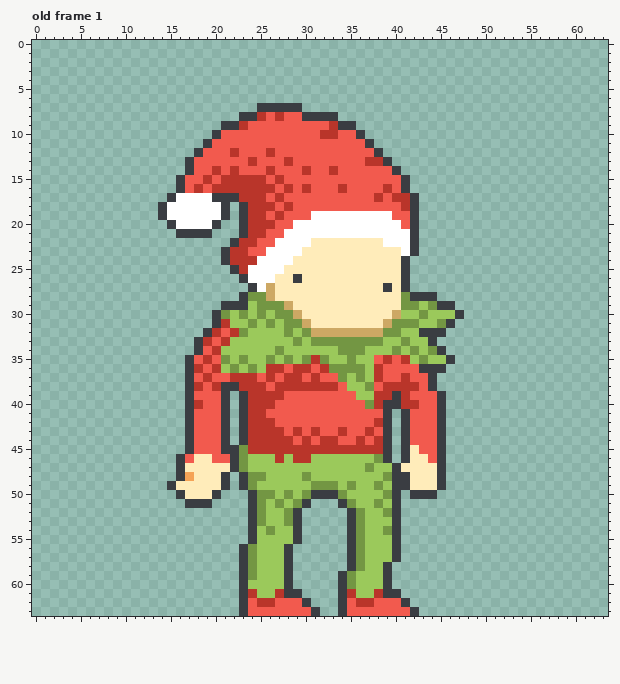
File history of a pixel-art file, Assets/img/elf.ase. That is the earlier state.
64x64 pixels, 1 frame. Shown: old frame 1. The commit also changed other frames, which this record leaves out.
The same view after the edit:
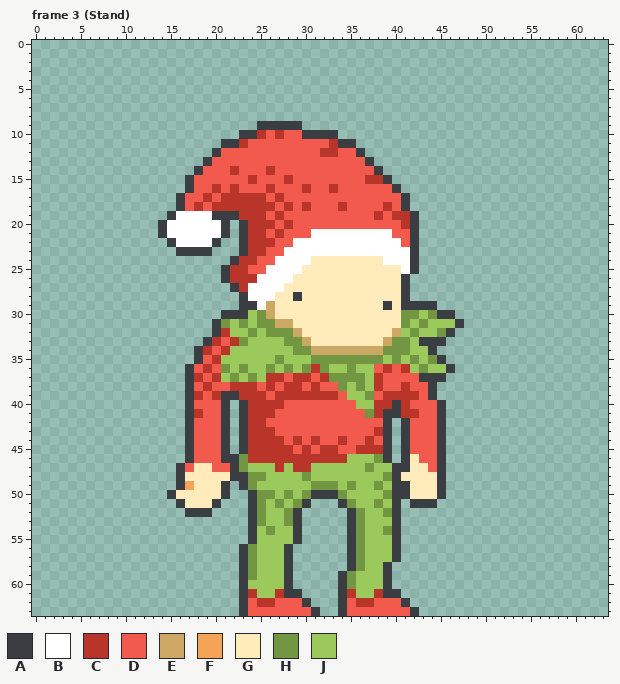
Palette (. is transparent): A #3a3d42  B #ffffff  C #b9352a  D #f25a4e  E #cda864  F #f5a356  G #ffecba  H #739643  J #9bc95b
A new or re-ordered frame is compared with the old frame closest to it.
What changed:
frames 1 -> 15
layer "Flattened" added
layer "Layer 3" removed
layer "Layer 2" removed
layer "Layer 1" removed
layer "Layer 5" removed
Changed rows in their new state; - is an unchanged pixel.
Frame 3 (Stand) is new; against old frame 1:
first column x 14:
 7 -----------.....------------------
 8 ---------...........--------------
 9 -------....AAAAA......------------
10 ------...AAC-C--AAAA...-----------
11 -----..AAC---------CAA..----------
12 ----..A-D---D-----CC--A..---------
13 ---..A----D---D--------A..--------
14 ---.A-D---------D--D----A..-------
15 --.A-D-DDD-D-DC--------CCA..------
16 --.AD--D-DDD--D----CD----DA.------
17 -.ADDCDCC---------------D-DA.-----
18 ..ADCDCCCC------C---C----C-A.-----
19 .A----A-AC-------DDDDDDDCDCC------
20 AB----BA------CDDDDDDDDDDDDC------
21 ABBBBBBA-----CDDD---------DD------
22 -ABBBBA-.A-CCDD--BBBBBBBB--D------
23 --AAAA-..ACCDD--BBBBBBBBBBB-------
24 -------.A--DD--BB--------BBBA-----
25 -------AC-DD--BB-----------BA-----
26 -------ACCC--BBG------------------
27 --------ACB-BB-----------G--------
28 ----------BBB--A-----------A...---
29 -------..-ABEGG----------A-AAAA..-
30 ------.AAA--EGGG----------GHHJHAA.
31 -------H-HJH-EEGG--------GG-JH-JJA
32 -----.ACJJH-HH-EGGGGGGGGGGE-HJJHA-
33 ----.ACDCH----H-EGGGGGGGGEH--A-A--
34 -----CDC-----J-HHEEEEEEEEH-HJ-A.--
35 ---.ADCJ-J--JHJ-JH-HH-HHHJHJHJHA.-
36 ----DCDHJHJ-HJHJHCHJJ-J-DC-CJHJJA-
37 ----CDCJHJHJ-CD-CDCH-H-----D-A-A--
38 ----DCDDC--DCD--D-DDH-HJCDD-D-----
39 ----C-C-AC--D-CCCCCC-J-HD-C-C-A.--
40 ----D--------C--------JJ-C--D-----
41 ----C-------C----------HC-ACC-----
42 ------------D-----------D---------
43 -------------D-D-D--D--DC---------
44 --------------DCDCDDC-DCD---------
45 --------.A-----D-D--DD------D-----
46 --.ADD-A--CCC-C--CCCC--------D----
47 ---D--DD-----C-CC----------A--D---
48 ---G---GA------------------G------
49 -.AF------------------------------
50 -AG---GA-------------------AGGGA--
51 --AGGGA---------------------AAA---
52 ---AAA----------------------------
Changed places in both pictures, as pixel boxes (x1, y1, x2, y2):
changed: (158, 103, 464, 517)
